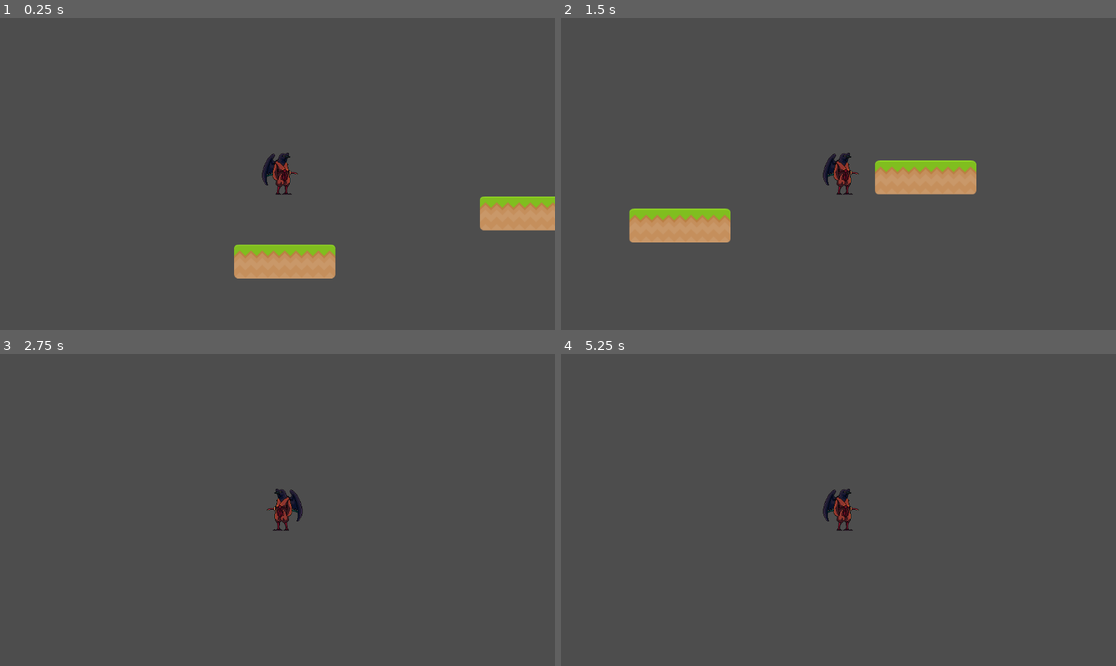
Above: before the commit, frames 1-4 (two rows, left to right).
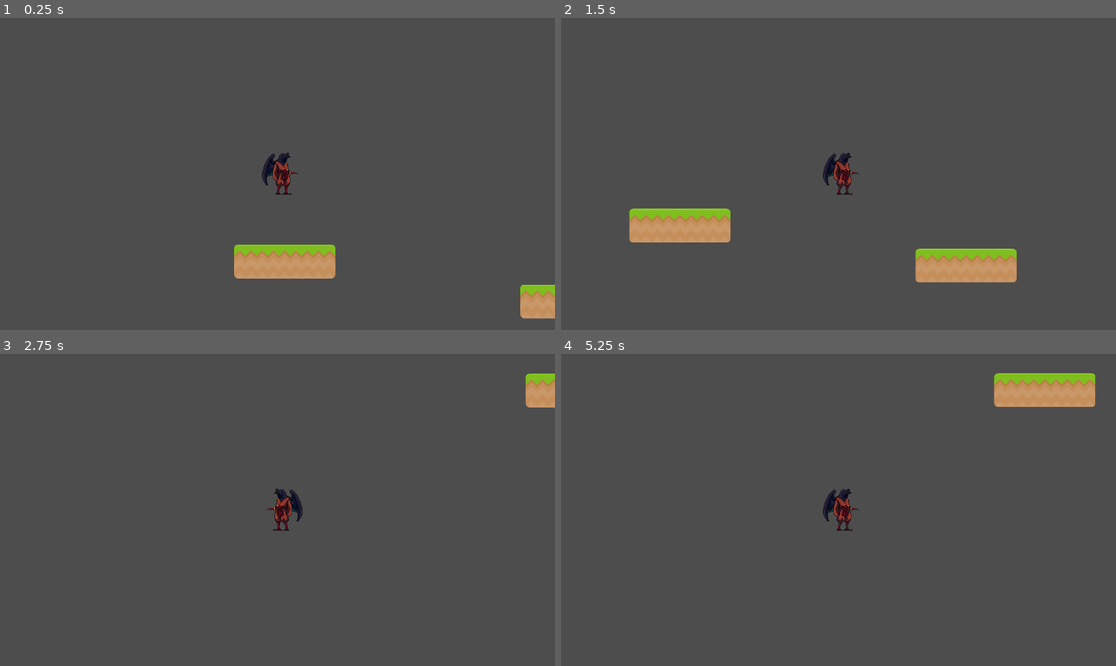
Above: after the commit, the same moments.

Repository: Neolanco/samurai-game
Game: Godot game, scene res://main.tscn
Two runs of this game, one before a commit and one after it. Both use one fixed random seed, a clock stepped at 60 frames per second and the inputs below.
Inputs:
- Up to frame 1 (0.25 s): no input
- Up to frame 2 (1.5 s): tap Enter (ui_accept) at 0.5, 0.77 s; hold Space 0.53-1.28 s; hold Right (ui_right) from 0.53 s (still down); tap Shift at 1.35 s
- Up to frame 3 (2.75 s): tap Enter (ui_accept) at 1.52 s; release Right (ui_right) at 2.03 s; hold Left (ui_left) from 2.03 s (still down); hold Q from 2.03 s (still down)
- Up to frame 4 (5.25 s): release Left (ui_left) at 2.78 s; release Q at 2.78 s; hold Right (ui_right) 2.78-4.28 s; tap Space at 2.85 s; tap Enter (ui_accept) at 3.02, 3.77, 4.52, 5 s; hold Shift 3.53-4.28 s; hold Left (ui_left) 4.28-5.03 s; tap Q at 4.35 s; hold Right (ui_right) from 5.03 s (still down); hold Space from 5.03 s (still down)

The runs differ from the first frame. In frame 1, 2.2% of the frame differs, in the area x 86-100%, y 57-97%; in frame 2, 4.0%, in the area x 56-83%, y 45-85%; in frame 3, 0.6%; in frame 4, 2.0%.

Commit message:
improved performance

Diff:
--- a/src/game.gd
+++ b/src/game.gd
@@ -3,9 +3,9 @@
 const Platform = preload("res://src/platform.gd")
 
 # consts
-const JUMP_DISTANCE = Vector2(300, 100)
-const MIN_JUMP_DISTANCE = Vector2(100.0, 10.0)
-const RANDOM_JUMP_DISTANCE = false
+const JUMP_DISTANCE = Vector2(400, 100)
+const MIN_JUMP_DISTANCE = Vector2(200.0, 50.0)
+const RANDOM_JUMP_DISTANCE = true
 
 var _loaded_platforms: Array[Node2D]
 var _aviable_platforms: Array[Platform]
@@ -18,7 +18,7 @@
 
 var _velocity: Vector2
 var _last_node: TileMap
-var _last_pos: Vector2
+var _first_pos: Vector2
 
 func _init(main: Node2D, player: CharacterBody2D, start_pos: Vector2):
 	_main = main
@@ -67,6 +67,7 @@
 		_loaded_platforms.append(node)
 		_main.add_child(node)
 		_last_node = node
+		_first_pos = node.global_position
 	else:
 		# load random node
 		var index = _rng.randi_range(0, _aviable_platforms.size() - 1)
@@ -102,14 +103,13 @@
 	if pos.y > _last_node.global_position.y + 1200:
 		kill_player()
 
-	for platform in _loaded_platforms.duplicate():
-		# must be after kill_player anf offset must be more than kill_player
-		if platform.global_position.x < pos.x - 1000 || platform.global_position.y < pos.y - 1000 || platform.global_position.y > pos.y + 1000:
-			if platform != _last_node:
-				_loaded_platforms.erase(platform)
-				_main.remove_child(platform)
-				platform.queue_free()
-				generate_platform()
+	# must be after kill_player anf offset must be more than kill_player
+	if _first_pos.x < pos.x - 1000 || _first_pos.y < pos.y - 1000 || _first_pos.y > pos.y + 1000:
+		var platform = _loaded_platforms.pop_front()
+		_main.remove_child(platform)
+		platform.queue_free()
+		generate_platform()
+		_first_pos = _loaded_platforms[0].global_position
 
 func kill_player():
 	_player.global_position = _start_pos
